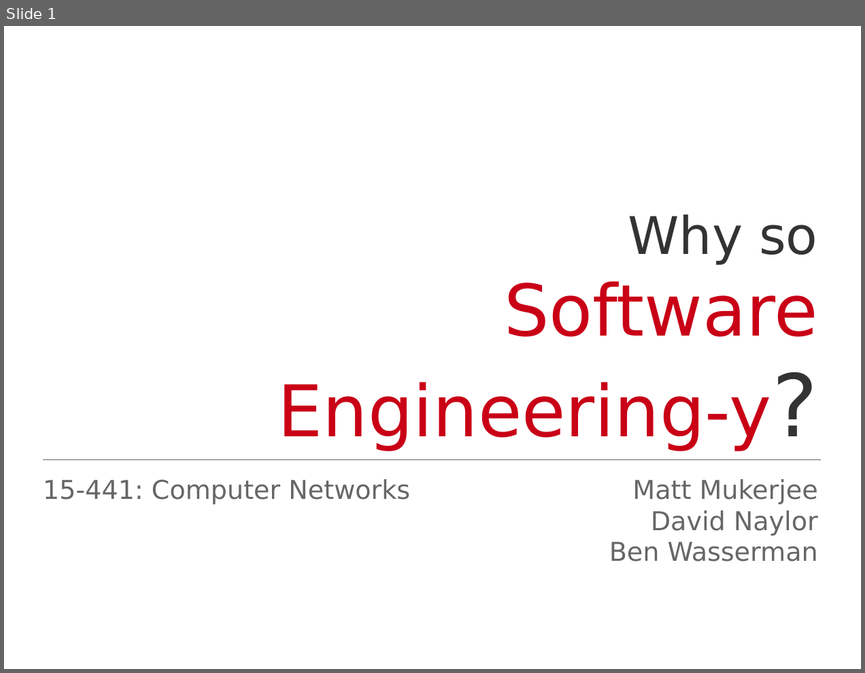
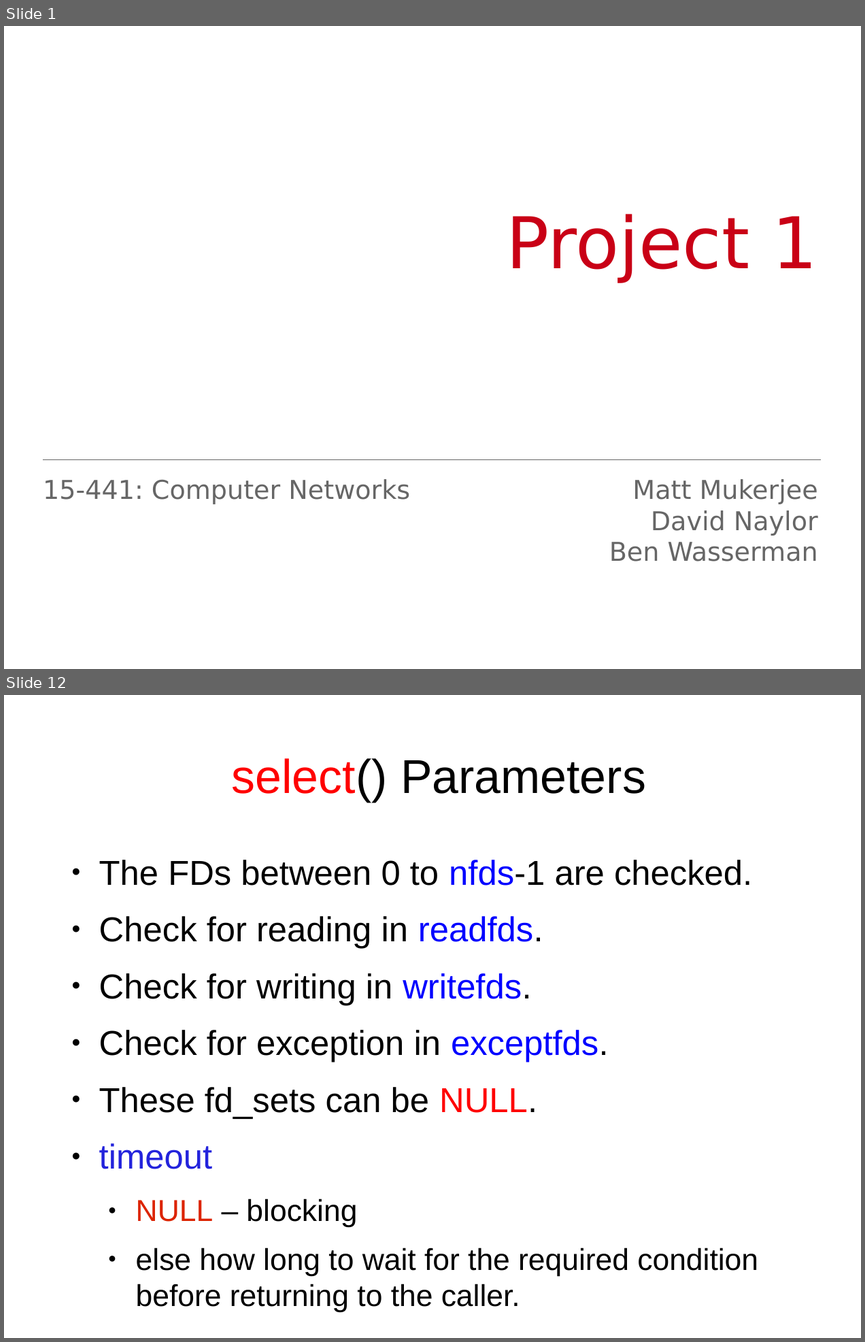
Before and after one commit to Jarvishappy/15-441-Recitation-Sessions, a slide deck: recitation2/src/recitation2.odp. Shown one above the other, each under a label of ours: slide 1 before the commit, slides 1 and 12 after it; the slides between them are not shown. The pictures are 865x673 and 865x1342 pixels, drawn with LibreOffice and Linux fonts; fonts in the diff are those of the drawing. Boxes give left, top, right and bottom in pixels: in the first picture for what was removed or moved away, otherwise in the second. Text is boxed around its words. In the diff, an @@ line names an element or a change of style, - is before the commit and + after.

```diff
--- a/recitation2/src/recitation2.odp
+++ b/recitation2/src/recitation2.odp
@@ slide 12 added at (x1=4, y1=695, x2=861, y2=1338), background #FFFFFF @@
@@ title added at (x1=232, y1=758, x2=646, y2=802), 44 pt, text #000000 @@
+select() Parameters
@@ text added at (x1=99, y1=860, x2=758, y2=1312), 32 pt, text #000000 @@
+● The FDs between 0 to nfds-1 are checked.
+● Check for reading in readfds.
+● Check for writing in writefds.
+● Check for exception in exceptfds.
+● These fd_sets can be NULL.
+● timeout
+  ● NULL – blocking
+  ● else how long to wait for the required condition before returning to the caller.
@@ slide 1 changed as well @@
@@ subtitle at (x1=506, y1=214, x2=818, y2=282): text changed @@
-Why so
-Software Engineering-y?
+Project 1
```
Also in this commit, not shown: 21 other slides added, 38 slides removed, 11 other files.
